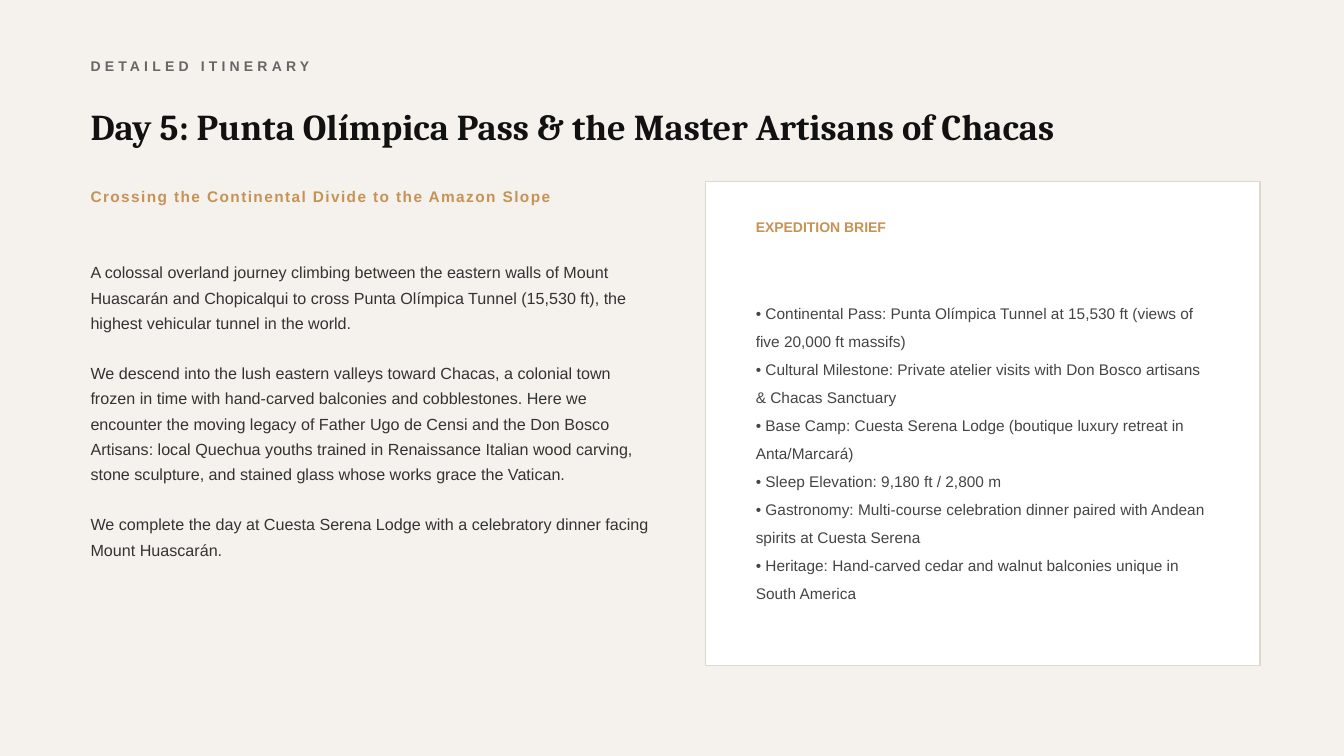
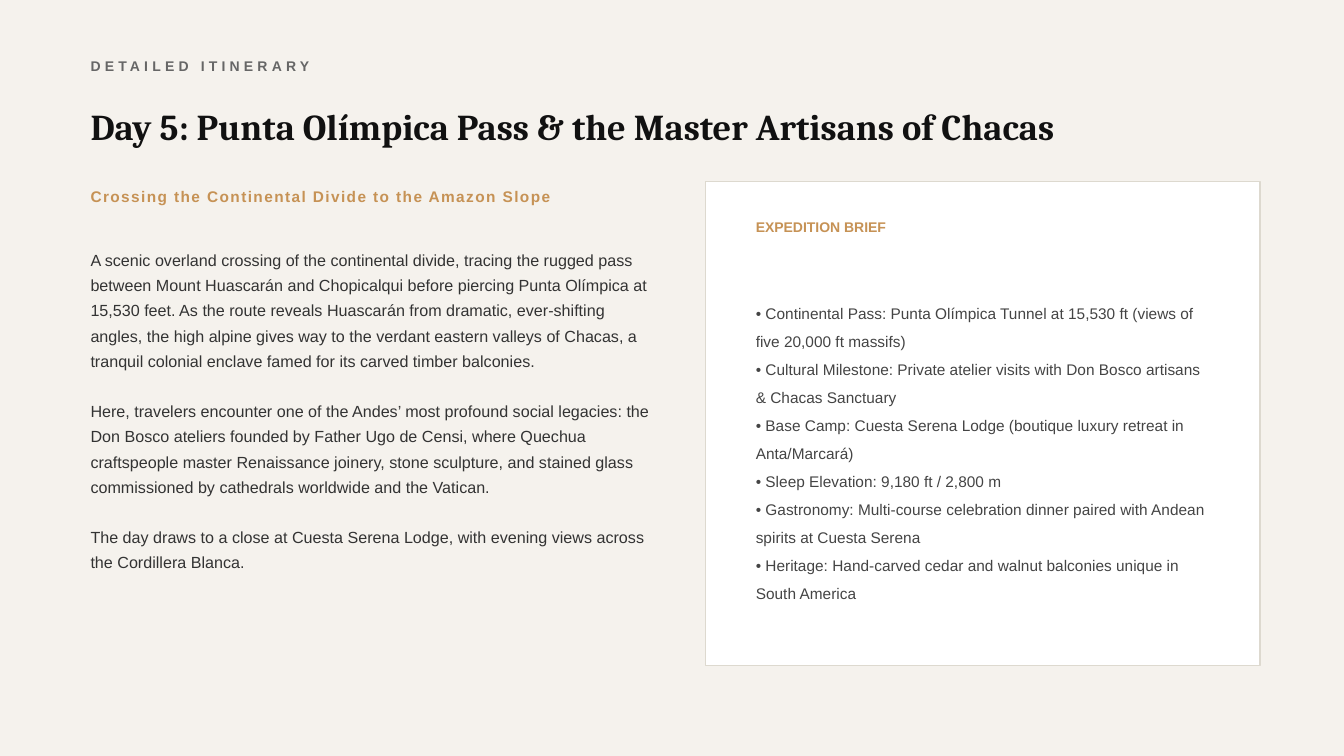
Before and after one commit to camichamorro/Kick-Off-Cordillera-Blanca, a slide deck: slide 12 of public/Explora_Cordillera_Blanca_Expedition.pptx. Drawn at 1344x756 pixels with LibreOffice and Linux fonts; fonts in the diff are those of the drawing. Boxes give left, top, right and bottom in pixels: in the first picture for what was removed or moved away, otherwise in the second. Text is boxed around its words. In the diff, an @@ line names an element or a change of style, - is before the commit and + after.

```diff
--- a/public/Explora_Cordillera_Blanca_Expedition.pptx
+++ b/public/Explora_Cordillera_Blanca_Expedition.pptx
@@ text at (x1=91, y1=254, x2=649, y2=568): text changed @@
-A colossal overland journey climbing between the eastern walls of Mount Huascarán and Chopicalqui to cross Punta Olímpica Tunnel (15,530 ft), the highest vehicular tunnel in the world.
-We descend into the lush eastern valleys toward Chacas, a colonial town frozen in time with hand-carved balconies and cobblestones. Here we encounter the moving legacy of Father Ugo de Censi and the Don Bosco Artisans: local Quechua youths trained in Renaissance Italian wood carving, stone sculpture, and stained glass whose works grace the Vatican.
-We complete the day at Cuesta Serena Lodge with a celebratory dinner facing Mount Huascarán.
+A scenic overland crossing of the continental divide, tracing the rugged pass between Mount Huascarán and Chopicalqui before piercing Punta Olímpica at 15,530 feet. As the route reveals Huascarán from dramatic, ever-shifting angles, the high alpine gives way to the verdant eastern valleys of Chacas, a tranquil colonial enclave famed for its carved timber balconies.
+Here, travelers encounter one of the Andes’ most profound social legacies: the Don Bosco ateliers founded by Father Ugo de Censi, where Quechua craftspeople master Renaissance joinery, stone sculpture, and stained glass commissioned by cathedrals worldwide and the Vatican.
+The day draws to a close at Cuesta Serena Lodge, with evening views across the Cordillera Blanca.
```
Also in this commit, not shown: 5 other slides changed, 2 other files.
